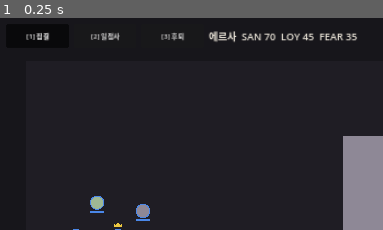
Above: before the commit, frame 1.
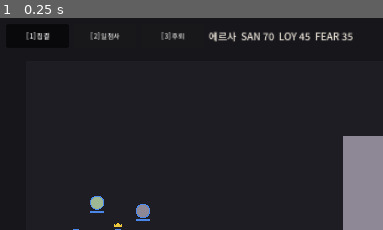
Above: after the commit, the same moment.

Repository: 0MIZI0/MASTER-PUPPET
Game: Godot game, scene res://scenes/combat_arena.tscn
Two runs of this game, one before a commit and one after it. Both use one fixed random seed, a clock stepped at 60 frames per second and the inputs below.
Inputs:
- Up to frame 1 (0.25 s): no input
The pictures show only the part of the screen within x 0-50%, y 0-50%; the shares and areas given below are measured in that part.

The runs differ from the first frame. In frame 1, 1.3% of the frame differs, in the area x 6-94%, y 6-12%.

Commit message:
Add Noto Sans KR subset as project default font
Web export has no system font fallback, so Hangul rendered as tofu.
Subset: ASCII, Latin-1, 11,172 Hangul syllables, compatibility jamo, punctuation (wght 500).

Co-Authored-By: Claude Opus 5.5 <noreply@anthropic.com>

Diff:
--- a/project.godot
+++ b/project.godot
@@ -36,3 +36,7 @@
 renderer/rendering_method="gl_compatibility"
 renderer/rendering_method.mobile="gl_compatibility"
 environment/defaults/default_clear_color=Color(0.0902, 0.0863, 0.1059, 1)
+
+[gui]
+
+theme/custom_font="res://assets/fonts/NotoSansKR-Medium-subset.ttf"
Binary file added: assets/fonts/NotoSansKR-Medium-subset.ttf
Not shown, added: assets/fonts/NotoSansKR-Medium-subset.ttf.import
Not shown, added: assets/fonts/NotoSansKR-OFL.txt
